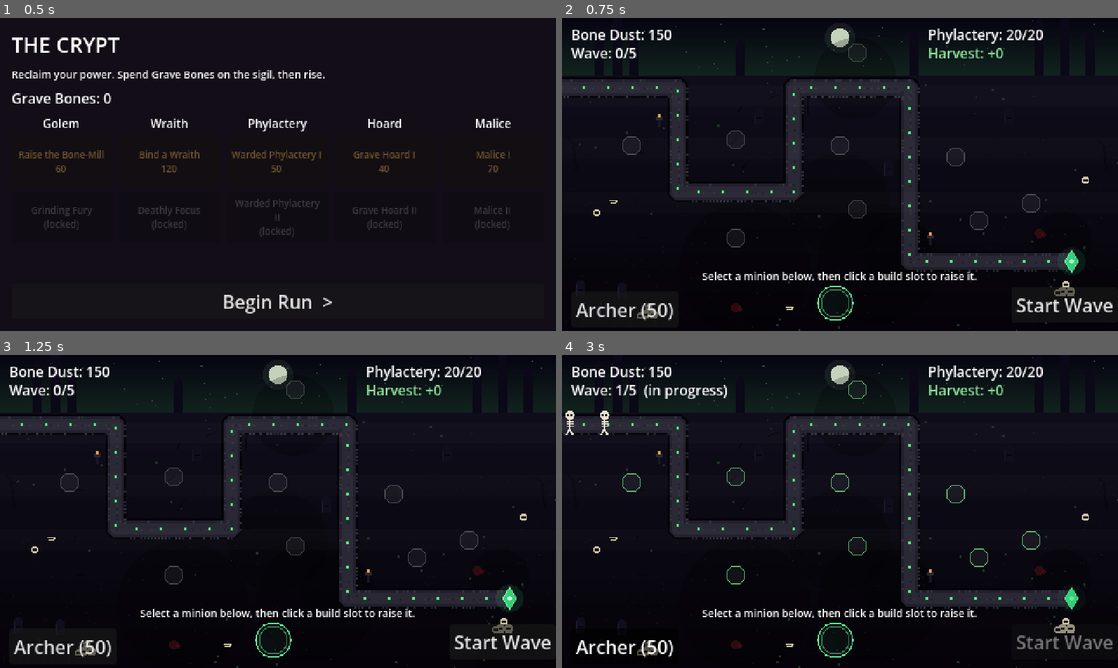
Above: before the commit, frames 1-4 (two rows, left to right).
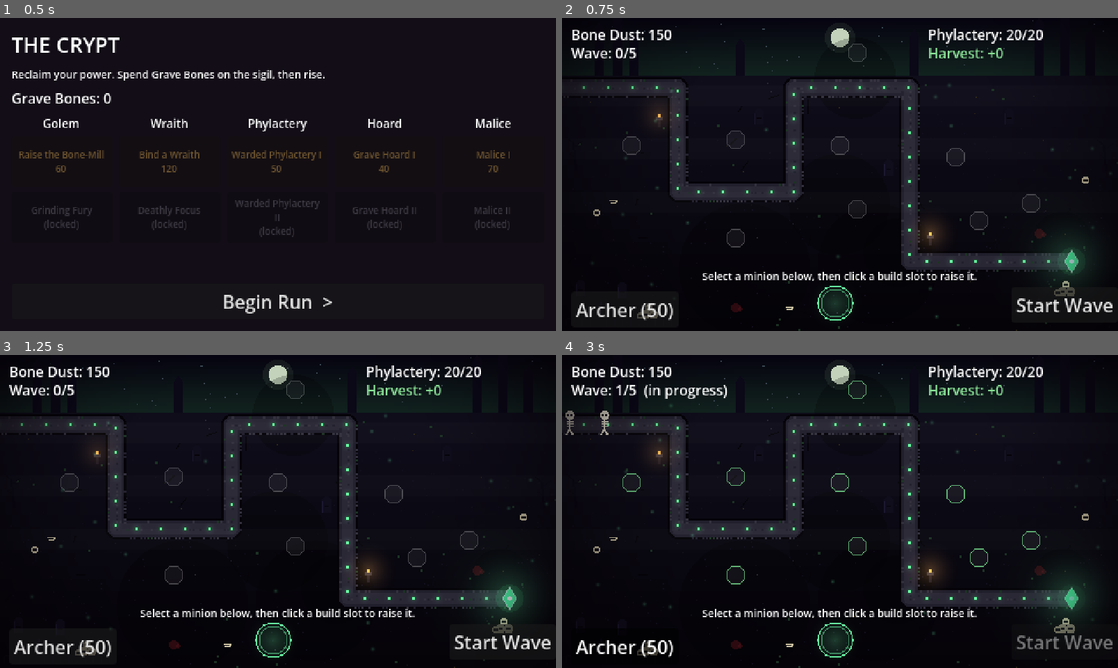
Above: after the commit, the same moments.

Repository: aschollwoeck/debonethemall
Game: Godot game, scene res://scenes/hub/hub.tscn
The game is run twice, just before and just after one commit, with the same random seed, the same clock (stepped at 60 frames per second) and the same inputs.
Inputs:
- Up to frame 1 (0.5 s): no input
- Up to frame 2 (0.75 s): click "Begin Run >" at 0.5 s
- Up to frame 3 (1.25 s): no input
- Up to frame 4 (3 s): click "Start Wave" at 1.25 s; click "Archer (50)" at 2 s; click "Archer (50)" at 2.75 s

Frame 1 is identical in both runs. In frame 2, 1.5% of the frame differs, in the area x 0-99%, y 1-96%; in frame 3, 1.7%; in frame 4, 1.9%, in the area x 0-98%, y 1-96%.

Commit message:
feat(visual): additive lighting pass + vignette (M2 slice 2)
An additive Lighting node (z5, additive CanvasItemMaterial + procedural glow
texture) draws glow pools over the world — phylactery, braziers (amber flicker),
summoning circle, path rune-stones — plus drifting necrotic motes. A Vignette node
(z8) crushes the edges into oppressive dark. Both sit under the HUD CanvasLayer, so
the UI is unaffected. Light-source anchors are exposed from the backdrop (single
source of truth). The lighting's exported 'accent' is the per-act signature glow
(green now; one value swaps a later act to witchfire purple).

Turns the dark field into a lit, oppressive haunted place. 60 tests green;
screenshot-verified.

Applies review nit: art-direction.md lighting technique updated to the shipped
code-additive approach (was Light2D/CanvasModulate).

Co-Authored-By: Claude Opus 4.8 (1M context) <noreply@anthropic.com>
Claude-Session: https://claude.ai/code/session_01P8fbTuTW77i57Wh6oPPauN

Diff:
--- a/scripts/main/main.gd
+++ b/scripts/main/main.gd
@@ -63,6 +63,12 @@
 	_phylactery.life_changed.connect(_on_life_changed)
 	_phylactery.destroyed.connect(_on_phylactery_destroyed)
 	add_child(_phylactery)
+
+	# Lighting pass (additive glows) + heavy vignette. M2 slice 2.
+	var lighting := Lighting.new()
+	add_child(lighting)
+	lighting.setup(_phylactery.global_position, backdrop)
+	add_child(Vignette.new())
 
 	_waves = WaveManager.new()
 	add_child(_waves)
--- a/scripts/world/backdrop.gd
+++ b/scripts/world/backdrop.gd
@@ -43,6 +43,11 @@
 ## Crypt spires along the horizon: [x, height].
 const SPIRES := [[28, 40], [44, 54], [58, 30], [150, 26], [300, 34], [408, 44], [430, 58], [452, 34]]
 
+# Light-source anchors (single source of truth for both the props and the lighting pass, §slice 2).
+const BRAZIERS := [Vector2(84, 88), Vector2(318, 190)]
+const SUMMON := Vector2(236, 246)
+const SUMMON_R := 15.0
+
 var _path: PackedVector2Array
 var _stars: Array = []
 var _speckles: Array = []       # {p:Vector2, c:Color, s:int}  (s = pixel size)
@@ -62,6 +67,13 @@
 	_path = path_points
 	_generate()
 	queue_redraw()
+
+
+# Light-source accessors for the lighting pass (world/lighting.gd).
+func brazier_points() -> Array: return BRAZIERS
+func summon_point() -> Vector2: return SUMMON
+func summon_radius() -> float: return SUMMON_R
+func rune_points() -> Array: return _runes
 
 
 func _generate() -> void:
@@ -174,8 +186,9 @@
 	# macabre kit (docs/art-direction.md §9)
 	_skull_pile(72, 256); _skull_pile(432, 236)
 	_staked_skull(30, 178); _staked_skull(452, 150)
-	_summon_circle(236, 246, 15)
-	_brazier(84, 88); _brazier(318, 190)
+	_summon_circle(SUMMON.x, SUMMON.y, SUMMON_R)
+	for b in BRAZIERS:
+		_brazier(b.x, b.y)
 	_blood(412, 186); _blood(150, 250)
 	_bones(44, 158); _bones(196, 250)
 	_fence(4, 96, 266)
--- /dev/null
+++ b/scripts/world/lighting.gd
@@ -0,0 +1,91 @@
+extends Node2D
+class_name Lighting
+## Additive lighting pass (M2 slice 2, docs/art-direction.md §5). Draws glow pools over the world
+## — the phylactery, braziers, the summoning circle, and the path rune-stones — plus drifting
+## necrotic motes, using an additive material and a procedurally generated soft glow texture.
+##
+## `accent` tints the necrotic lights: green by default; a later act sets this one value to
+## witchfire purple. Braziers stay warm amber. Draws above gameplay (z 5), under the HUD layer.
+
+## The act's signature glow colour (GDD §4 / art-direction §4). Set per act; green is Act I–II.
+@export var accent: Color = Color("63e39a")
+
+const EMBER := Color("e8a24a")
+
+var _glow: Texture2D
+var _t: float = 0.0
+var _phyl := Vector2.ZERO
+var _braziers: Array = []
+var _summon := Vector2.ZERO
+var _summon_r: float = 15.0
+var _runes: Array = []
+var _motes: Array = []   # {p:Vector2, ph:float, sp:float}
+
+
+func _ready() -> void:
+	z_index = 5   # above gameplay (z0), under the HUD (a separate CanvasLayer)
+	texture_filter = CanvasItem.TEXTURE_FILTER_LINEAR   # smooth bloom from a small texture
+	var m := CanvasItemMaterial.new()
+	m.blend_mode = CanvasItemMaterial.BLEND_MODE_ADD
+	material = m
+	_glow = _make_glow(48)
+
+
+## Wires the light sources from the phylactery + backdrop, and seeds the drifting motes.
+func setup(phylactery_pos: Vector2, backdrop: Backdrop) -> void:
+	_phyl = phylactery_pos
+	_braziers = backdrop.brazier_points()
+	_summon = backdrop.summon_point()
+	_summon_r = backdrop.summon_radius()
+	_runes = backdrop.rune_points()
+	var rng := RandomNumberGenerator.new()
+	rng.seed = 4242
+	_motes.clear()
+	for i in 22:
+		_motes.append({"p": Vector2(rng.randf() * 480.0, 60.0 + rng.randf() * 200.0),
+			"ph": rng.randf() * TAU, "sp": 4.0 + rng.randf() * 8.0})
+	queue_redraw()
+
+
+func _process(delta: float) -> void:
+	_t += delta
+	queue_redraw()
+
+
+func _draw() -> void:
+	var pulse := 0.5 + 0.5 * sin(_t * 3.0)
+	# phylactery — the brightest source, a tight core + a wide bleed
+	_light(_phyl, 50.0, accent, 0.22 + 0.12 * pulse)
+	_light(_phyl, 92.0, accent, 0.05 + 0.03 * pulse)
+	# summoning circle
+	_light(_summon, _summon_r + 10.0, accent, 0.14 + 0.07 * pulse)
+	# path rune-stones catch the light
+	for r in _runes:
+		_light(r, 7.0, accent, 0.10 + 0.05 * sin(_t * 4.0 + r.x * 0.1))
+	# braziers — warm amber, flickering
+	for b in _braziers:
+		var flick := 0.6 + 0.4 * absf(sin(_t * 20.0 + b.x) + 0.3 * sin(_t * 47.0))
+		_light(b + Vector2(0, -4), 26.0, EMBER, 0.28 * flick)
+	# drifting necrotic motes
+	for mo in _motes:
+		var y: float = mo.p.y - fmod(_t * mo.sp, 40.0)
+		var x: float = mo.p.x + sin(_t * 0.8 + mo.ph) * 4.0
+		_light(Vector2(x, y), 3.0, accent, 0.30)
+
+
+## Draws one additive glow of radius `r` tinted `col` at `intensity` (0–1).
+func _light(pos: Vector2, r: float, col: Color, intensity: float) -> void:
+	draw_texture_rect(_glow, Rect2(pos - Vector2(r, r), Vector2(r * 2.0, r * 2.0)), false,
+		Color(col.r, col.g, col.b, intensity))
+
+
+## Soft radial glow texture (white, alpha falls off to the edge). Tinted per-light via modulate.
+func _make_glow(size: int) -> Texture2D:
+	var img := Image.create(size, size, false, Image.FORMAT_RGBA8)
+	var c := size / 2.0
+	for y in size:
+		for x in size:
+			var d := Vector2(x - c + 0.5, y - c + 0.5).length() / c
+			var a := clampf(1.0 - d, 0.0, 1.0)
+			img.set_pixel(x, y, Color(1, 1, 1, a * a))
+	return ImageTexture.create_from_image(img)
--- /dev/null
+++ b/scripts/world/vignette.gd
@@ -0,0 +1,31 @@
+extends Node2D
+class_name Vignette
+## Heavy edge vignette (M2 slice 2, docs/art-direction.md §5) — crushes the screen edges into
+## oppressive dark so the eerie light is the only mercy. Drawn over the world but under the HUD
+## (a separate CanvasLayer). A soft dark radial, generated once as a small texture and stretched.
+
+var _tex: Texture2D
+
+
+func _ready() -> void:
+	z_index = 8   # above the lighting pass, under the HUD
+	texture_filter = CanvasItem.TEXTURE_FILTER_LINEAR
+	_tex = _make(120, 68)
+	queue_redraw()
+
+
+func _draw() -> void:
+	draw_texture_rect(_tex, Rect2(0, 0, 480, 270), false)
+
+
+func _make(w: int, h: int) -> Texture2D:
+	var img := Image.create(w, h, false, Image.FORMAT_RGBA8)
+	var cx := w * 0.5
+	var cy := h * 0.46   # focus slightly above centre, where the action is
+	var maxd := Vector2(maxf(cx, w - cx), maxf(cy, h - cy)).length()
+	for y in h:
+		for x in w:
+			var d := Vector2(x - cx, y - cy).length() / maxd
+			var t := clampf((d - 0.42) / 0.58, 0.0, 1.0)
+			img.set_pixel(x, y, Color(0.02, 0.01, 0.03, t * t * 0.88))
+	return ImageTexture.create_from_image(img)
Not shown, added: scripts/world/lighting.gd.uid
Not shown, added: scripts/world/vignette.gd.uid
Not shown, changed: CHANGELOG.md
Not shown, changed: docs/architecture.md
Not shown, changed: docs/art-direction.md
